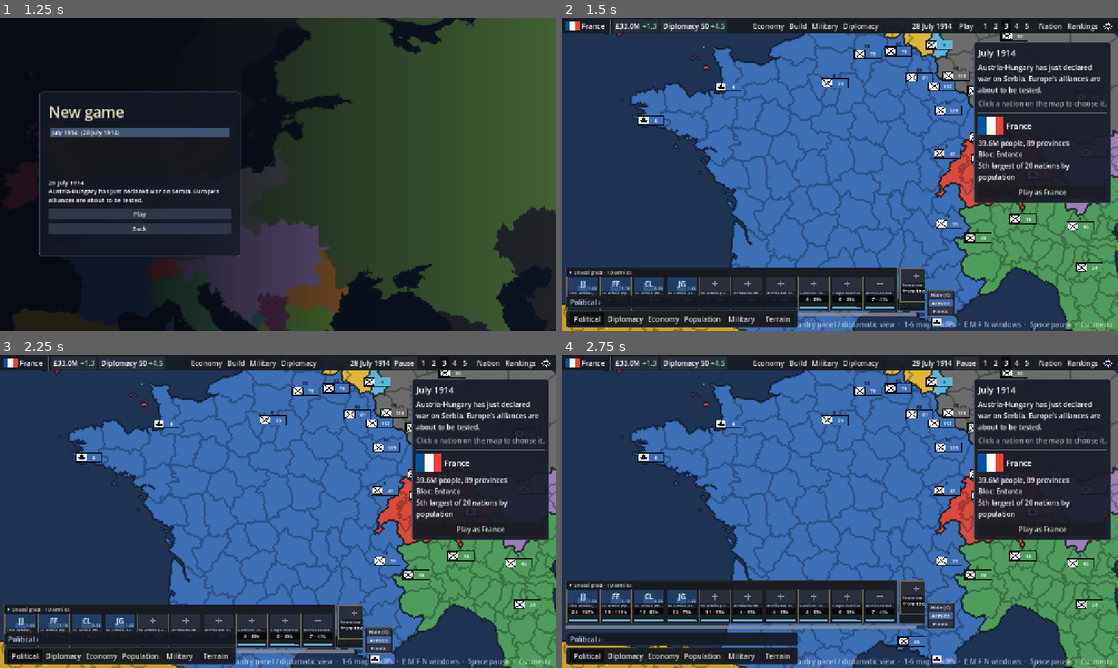
Above: before the commit, frames 1-4 (two rows, left to right).
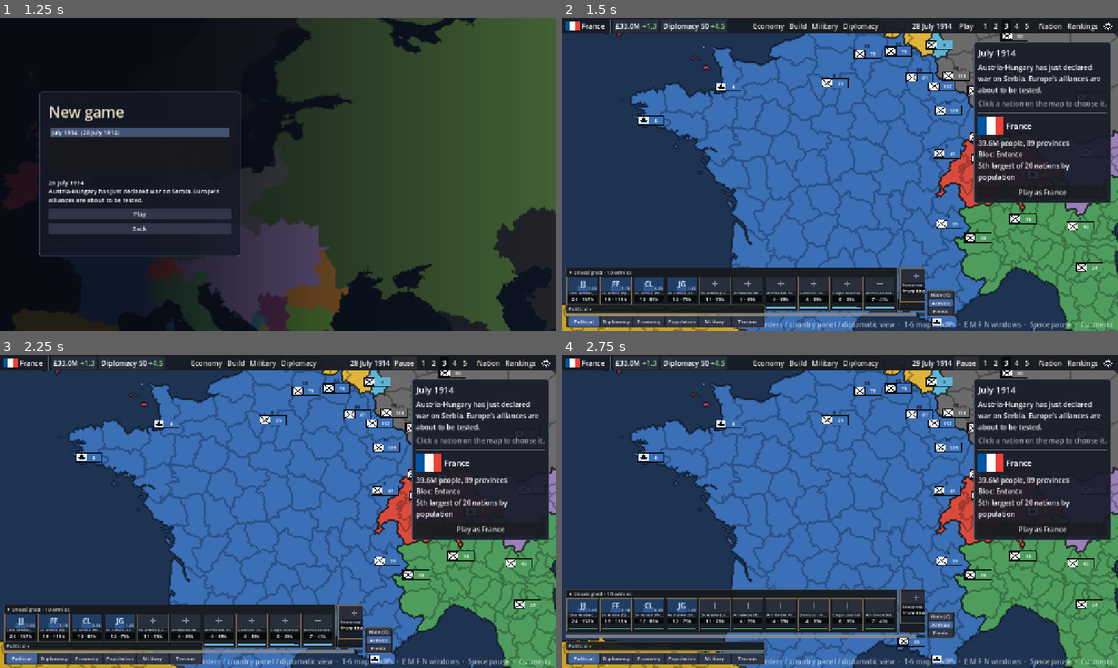
Above: after the commit, the same moments.

Repository: Yuri054/Foreign-Skies
Game: Godot game, scene res://scenes/menu.tscn
The game is run twice, just before and just after one commit, with the same random seed, the same clock (stepped at 60 frames per second) and the same inputs.
Inputs:
- Up to frame 1 (1.25 s): click "New game" at 0.5 s
- Up to frame 2 (1.5 s): click "Play" at 1.25 s
- Up to frame 3 (2.25 s): click "Play" at 2 s
- Up to frame 4 (2.75 s): no input

Frame 1 is identical in both runs. In frame 2, 2.5% of the frame differs, in the area x 0-43%, y 88-99%; in frame 3, 2.5%; in frame 4, 12%, in the area x 0-71%, y 72-99%.

Commit message:
Give the map mode palette the same brass-edged frames and small text as the command panel
Co-Authored-By: Claude Sonnet 5.5 <noreply@anthropic.com>

Diff:
--- a/scripts/ui/command_panel.gd
+++ b/scripts/ui/command_panel.gd
@@ -100,19 +100,7 @@
 	# Paradox games.
 	add_theme_stylebox_override("panel", StyleBoxEmpty.new())
 	# Smaller text than the rest of the interface keeps the panel short.
-	var small := UiTheme.build()
-	small.default_font_size = 12
-	for state in ["normal", "hover", "pressed", "disabled"]:
-		var box := small.get_stylebox(state, "Button").duplicate() as StyleBoxFlat
-		box.content_margin_left = 5
-		box.content_margin_right = 5
-		box.content_margin_top = 0
-		box.content_margin_bottom = 0
-		small.set_stylebox(state, "Button", box)
-		small.set_stylebox(state, "MenuButton", box)
-	small.set_constant("separation", "HBoxContainer", 3)
-	small.set_constant("separation", "VBoxContainer", 2)
-	theme = small
+	theme = UiTheme.compact()
 
 	var box := VBoxContainer.new()
 	box.add_theme_constant_override("separation", 3)
@@ -542,16 +530,7 @@
 
 ## The dark, brass-edged frame the blocks of the panel sit in.
 static func frame_style() -> StyleBoxFlat:
-	var box := StyleBoxFlat.new()
-	box.bg_color = Color(0.09, 0.1, 0.11, 0.94)
-	box.border_color = Color(0.5, 0.45, 0.31)
-	box.set_border_width_all(1)
-	box.set_corner_radius_all(2)
-	box.content_margin_left = 4
-	box.content_margin_right = 4
-	box.content_margin_top = 2
-	box.content_margin_bottom = 3
-	return box
+	return UiTheme.frame()
 
 
 ## The width a flow of buttons needs to stay on one line.
--- a/scripts/ui/map_modes.gd
+++ b/scripts/ui/map_modes.gd
@@ -54,14 +54,9 @@
 	grow_vertical = Control.GROW_DIRECTION_BEGIN
 	add_theme_constant_override("separation", 4)
 
-	_panel_style.bg_color = Color(0.08, 0.1, 0.14, 0.93)
-	_panel_style.border_color = Color(0.25, 0.29, 0.36)
-	_panel_style.set_border_width_all(1)
-	_panel_style.set_corner_radius_all(4)
-	_panel_style.content_margin_left = 8
-	_panel_style.content_margin_right = 8
-	_panel_style.content_margin_top = 4
-	_panel_style.content_margin_bottom = 4
+	# The same dark, brass-edged frames and small text as the command panel above it.
+	_panel_style = UiTheme.frame()
+	theme = UiTheme.compact()
 
 	_build_legend()
 	_build_strip()
@@ -166,7 +161,7 @@
 		b.toggle_mode = true
 		b.button_group = group
 		b.focus_mode = Control.FOCUS_NONE
-		b.custom_minimum_size = Vector2(80, 28)
+		b.custom_minimum_size = Vector2(72, 22)
 		b.tooltip_text = "%s (%d)\n%s" % [_groups[i].label, i + 1, _groups[i].tip]
 		b.pressed.connect(func() -> void: pick_group(i))
 		row.add_child(b)
--- a/scripts/ui/ui_theme.gd
+++ b/scripts/ui/ui_theme.gd
@@ -17,6 +17,39 @@
 	box.border_color = Color(0.3, 0.34, 0.42)
 	box.set_content_margin_all(10)
 	return box
+
+
+## The dark, brass-edged frame of the blocks along the bottom of the screen (the command panel
+## and the map mode palette), as in the Paradox games.
+static func frame() -> StyleBoxFlat:
+	var box := StyleBoxFlat.new()
+	box.bg_color = Color(0.09, 0.1, 0.11, 0.94)
+	box.border_color = Color(0.5, 0.45, 0.31)
+	box.set_border_width_all(1)
+	box.set_corner_radius_all(2)
+	box.content_margin_left = 4
+	box.content_margin_right = 4
+	box.content_margin_top = 2
+	box.content_margin_bottom = 3
+	return box
+
+
+## The usual theme with smaller text, tight buttons and short gaps, for the strip at the bottom of
+## the screen.
+static func compact() -> Theme:
+	var t := build()
+	t.default_font_size = 12
+	for state in ["normal", "hover", "pressed", "disabled"]:
+		var box := t.get_stylebox(state, "Button").duplicate() as StyleBoxFlat
+		box.content_margin_left = 5
+		box.content_margin_right = 5
+		box.content_margin_top = 0
+		box.content_margin_bottom = 0
+		t.set_stylebox(state, "Button", box)
+		t.set_stylebox(state, "MenuButton", box)
+	t.set_constant("separation", "HBoxContainer", 3)
+	t.set_constant("separation", "VBoxContainer", 2)
+	return t
 
 
 static func build() -> Theme:
Not shown, changed: DESIGN.md
